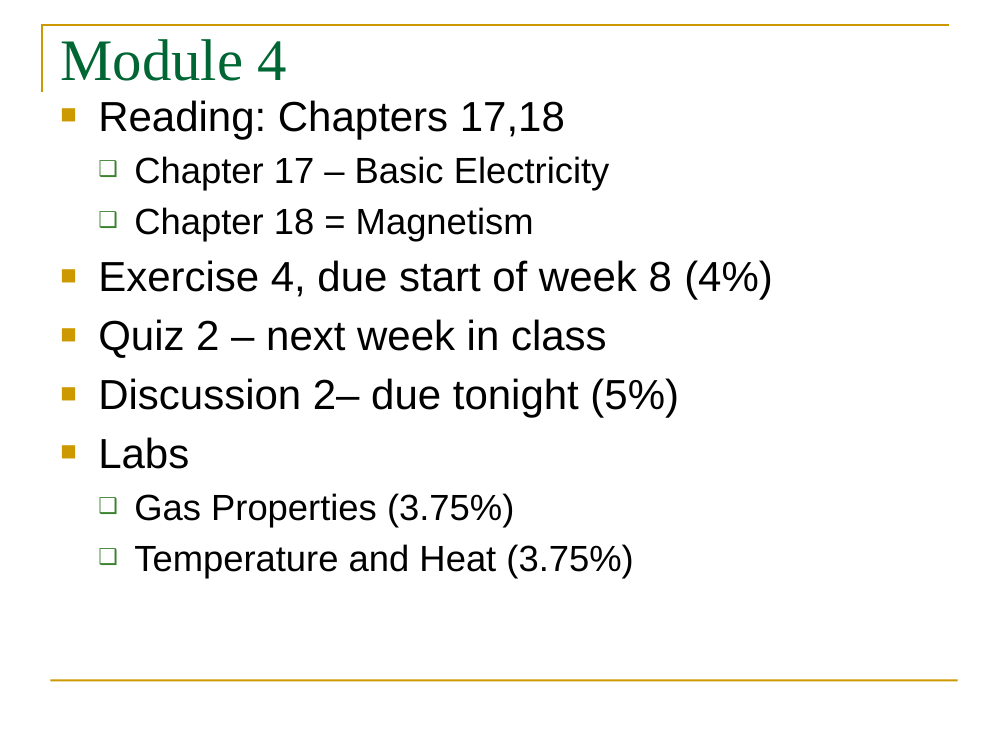
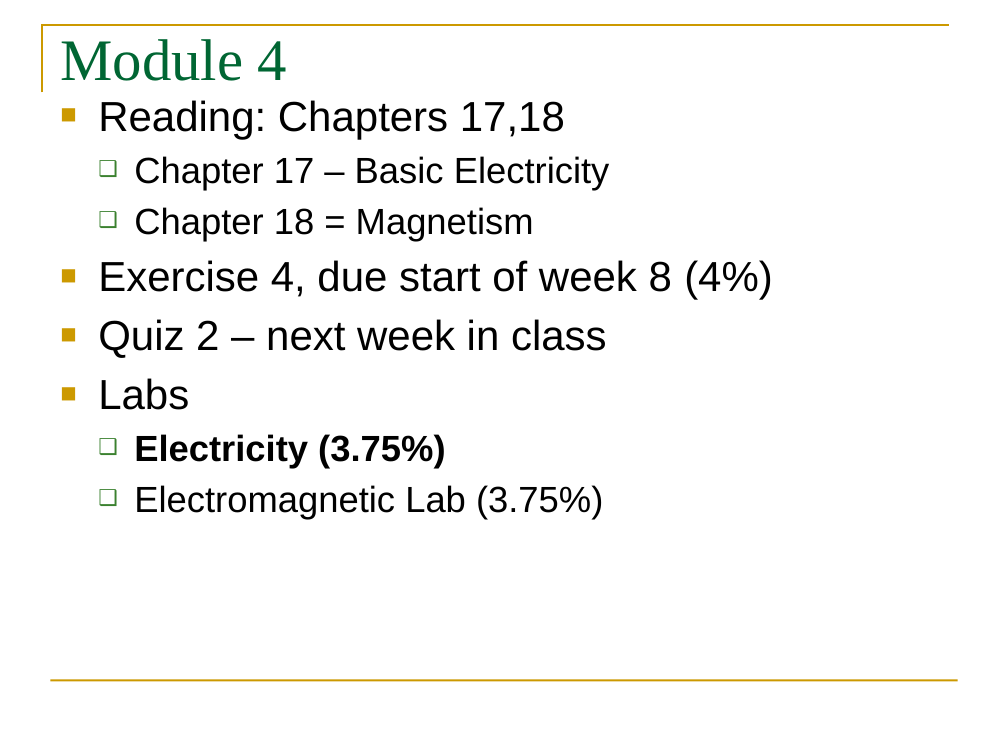
Before and after one commit to pcomitz/physics, a slide deck: slide 4 of mod4_wk6/phy_wk6_mod4_part1.pptx. Drawn at 1008x756 pixels with LibreOffice and Linux fonts; fonts in the diff are those of the drawing. Boxes give left, top, right and bottom in pixels: in the first picture for what was removed or moved away, otherwise in the second. Text is boxed around its words. In the diff, an @@ line names an element or a change of style, - is before the commit and + after.

```diff
--- a/mod4_wk6/phy_wk6_mod4_part1.pptx
+++ b/mod4_wk6/phy_wk6_mod4_part1.pptx
@@ text at [98,378,679,417]: paragraph removed @@
-■ Discussion 2– due tonight (5%)
@@ text at [134,434,603,519]: text changed @@
-  ❑ Gas Properties (3.75%)
-  ❑ Temperature and Heat (3.75%)
+  ❑ Electricity (3.75%)
+  ❑ Electromagnetic Lab (3.75%)
```
Also in this commit, not shown: 10 other slides changed, 6 slides added, 3 slides removed.
